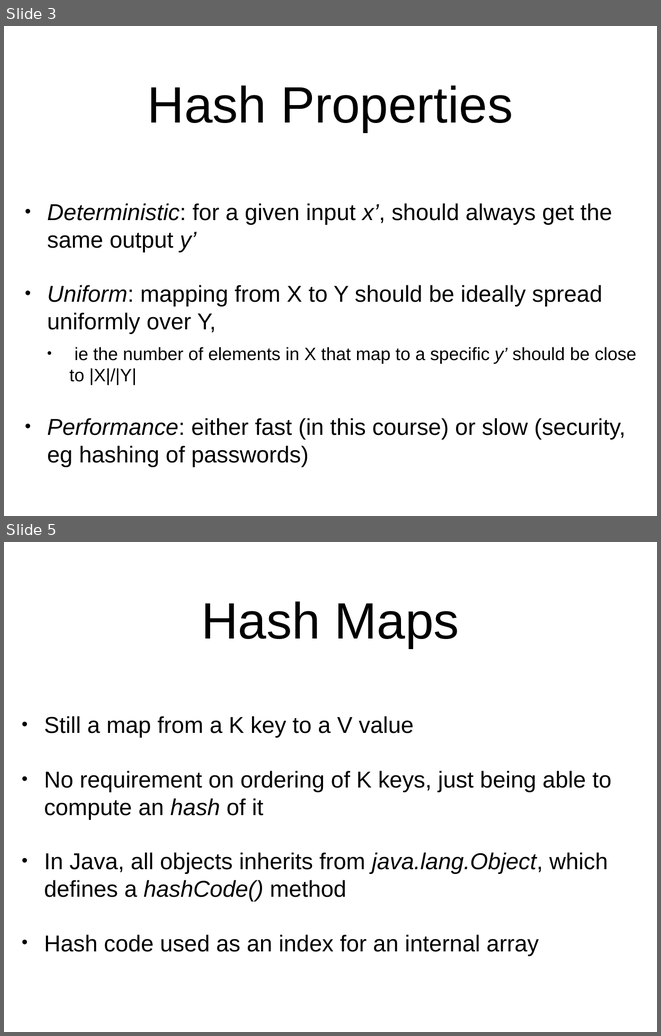
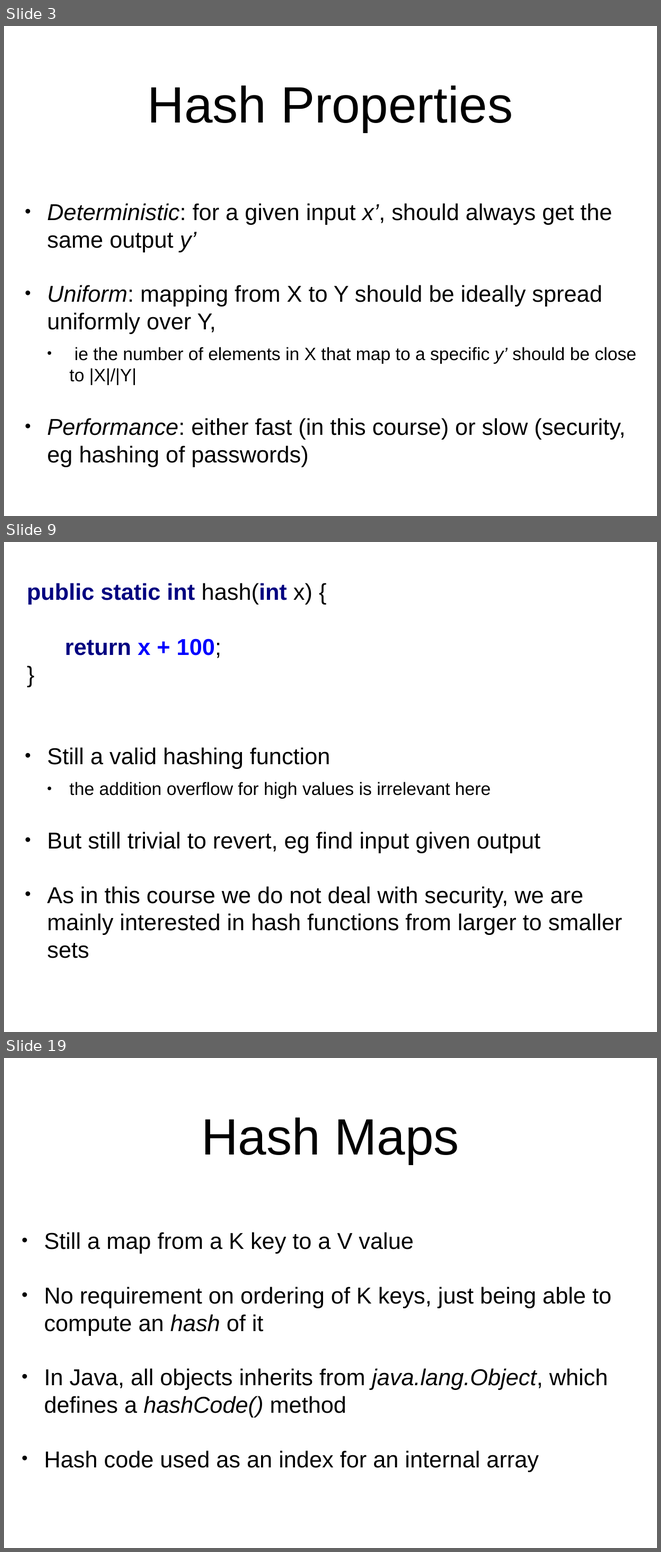
Before and after one commit to arcuri82/algorithms, a slide deck: docs/slides/06/06_hash_maps.pptx. Shown one above the other, each under a label of ours: slides 3 and 5 before the commit, slides 3, 9 and 19 after it; the slides between them are not shown. The pictures are 661x1036 and 661x1552 pixels, drawn with LibreOffice and Linux fonts; fonts in the diff are those of the drawing. Boxes give left, top, right and bottom in pixels: in the first picture for what was removed or moved away, otherwise in the second. Text is boxed around its words. In the diff, an @@ line names an element or a change of style, - is before the commit and + after.

```diff
--- a/docs/slides/06/06_hash_maps.pptx
+++ b/docs/slides/06/06_hash_maps.pptx
@@ slide 9 added at (x1=4, y1=542, x2=657, y2=1032), background #FFFFFF @@
@@ text added at (x1=27, y1=583, x2=312, y2=658), 36 pt, text #000080, bold @@
+public static int hash(int x) {
+return x + 100;
+}
@@ text added at (x1=47, y1=747, x2=623, y2=958), 36 pt, text #000000 @@
+• Still a valid hashing function
+  • the addition overflow for high values is irrelevant here
+• But still trivial to revert, eg find input given output
+• As in this course we do not deal with security, we are mainly interested in hash functions from larger to smaller sets
@@ what was slide 5 is now slide 19 @@
```
Also in this commit, not shown: 5 slides changed, 18 other slides added, 9 other files.
